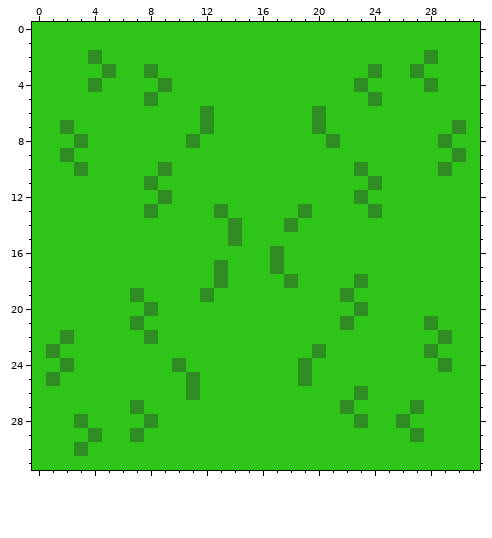
A pixel-art sprite gets an edit: res/textures/GrassTile.png. The picture above was drawn from the file before the commit.
The file is 32x32 pixels. Colours within 5 levels of each other are drawn and written as one.
After the commit:
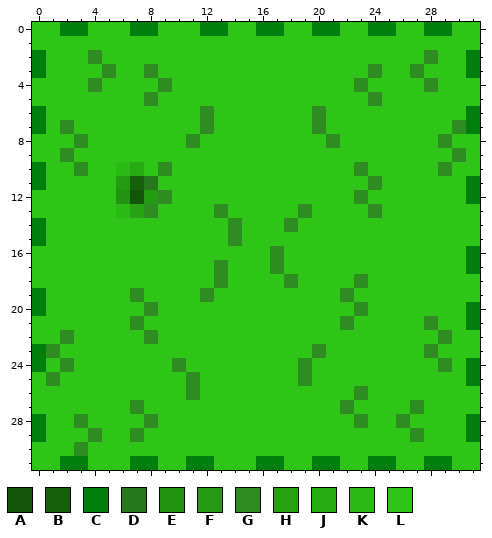
Palette (. is transparent): A #13530a  B #16600b  C #007f0e  D #27771c  E #229211  F #249b13  G #2f8c22  H #26a213  J #28aa14  K #2cbb16  L #2ec418
Changes in this commit:
y 0: x 2..3 LL -> CC; x 7..8 LL -> CC; x 12..13 LL -> CC; x 16..17 LL -> CC; x 20..21 LL -> CC; x 24..25 LL -> CC; x 28..29 LL -> CC
y 2..3: x 0 L -> C; x 31 L -> C
y 6..7: x 0 L -> C; x 31 L -> C
y 10: x 0 L -> C; x 6..7 LL -> KJ
y 11: x 0 L -> C; x 6..8 LLG -> FBD; x 31 L -> C
y 12: x 6..8 LLL -> EAF; x 31 L -> C
y 13: x 6..7 LL -> KH
y 14..15: x 0 L -> C
y 16..17: x 31 L -> C
y 19: x 0 L -> C
y 20: x 0 L -> C; x 31 L -> C
y 21: x 31 L -> C
y 23: x 0 L -> C
y 24: x 0 L -> C; x 31 L -> C
y 25: x 31 L -> C
y 28..29: x 0 L -> C; x 31 L -> C
y 31: x 2..3 LL -> CC; x 7..8 LL -> CC; x 11..12 LL -> CC; x 16..17 LL -> CC; x 20..21 LL -> CC; x 24..25 LL -> CC; x 28..29 LL -> CC
Changed places in both pictures, as pixel boxes (x1, y1, x2, y2):
changed: (32, 22, 480, 470)
